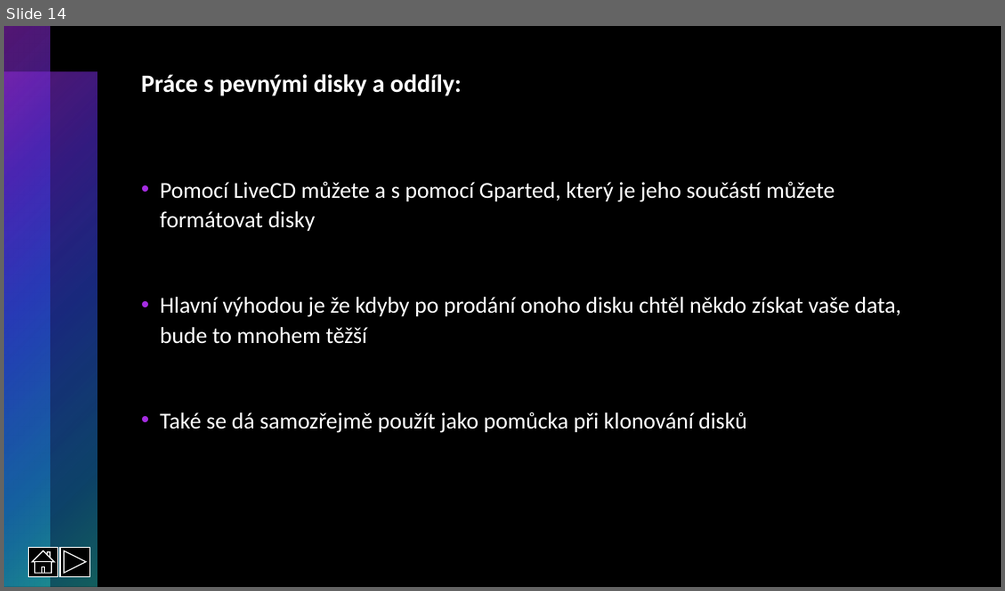
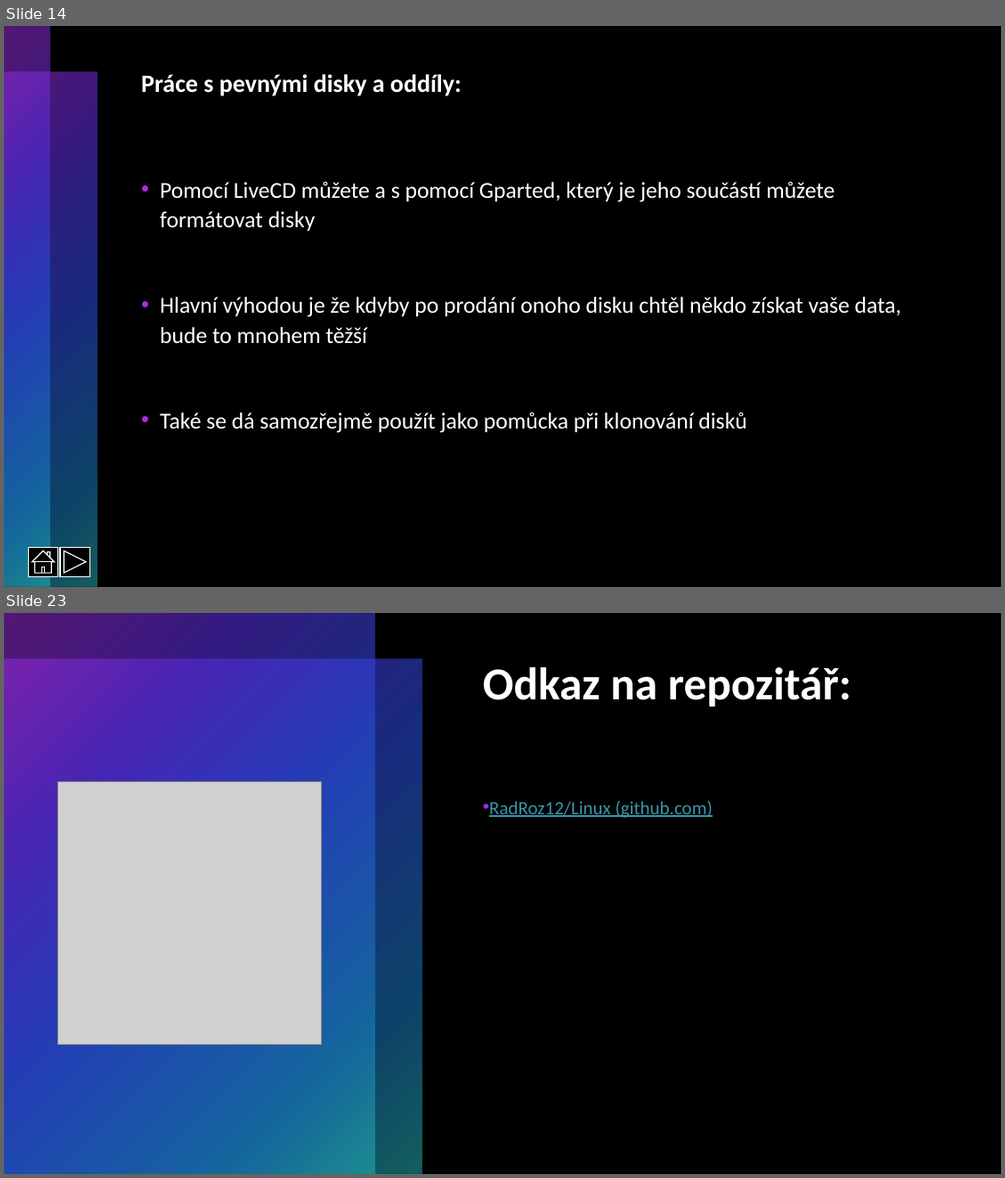
Before and after one commit to RadRoz12/Linux, a slide deck: Linux.pptx. Shown one above the other, each under a label of ours: slide 14 before the commit, slides 14 and 23 after it; the slides between them are not shown. The pictures are 1005x591 and 1005x1178 pixels, drawn with LibreOffice and Linux fonts; fonts in the diff are those of the drawing; grey boxes stand for pictures. Boxes give left, top, right and bottom in pixels: in the first picture for what was removed or moved away, otherwise in the second. Text is boxed around its words. In the diff, an @@ line names an element or a change of style, - is before the commit and + after.

```diff
--- a/Linux.pptx
+++ b/Linux.pptx
@@ slide 23 added at (4,613,1001,1174), background #000000; not listed: 2 template elements that a slide beside it also shows @@
@@ rectangle added at (4,613,1001,1174), fill #000000 @@
@@ rectangle added at (4,613,375,1174), fill gradient #A62DE3 to #562DD5 to #2D4CE3 to #1B86D1 to #25BEBE @@
@@ rectangle added at (4,659,421,1174), fill gradient #A62DE3 to #562DD5 to #2D4CE3 to #1B86D1 to #25BEBE @@
@@ title added at (483,667,851,706), 44 pt, text #FFFFFF, bold @@
+Odkaz na repozitář:
@@ picture added at (57,781,321,1045) @@
@@ text added at (489,801,712,818), 18 pt, text #3897AA, underline @@
+• RadRoz12/Linux (github.com)
```
Also in this commit, not shown: 8 other slides added, 1 slide removed.
